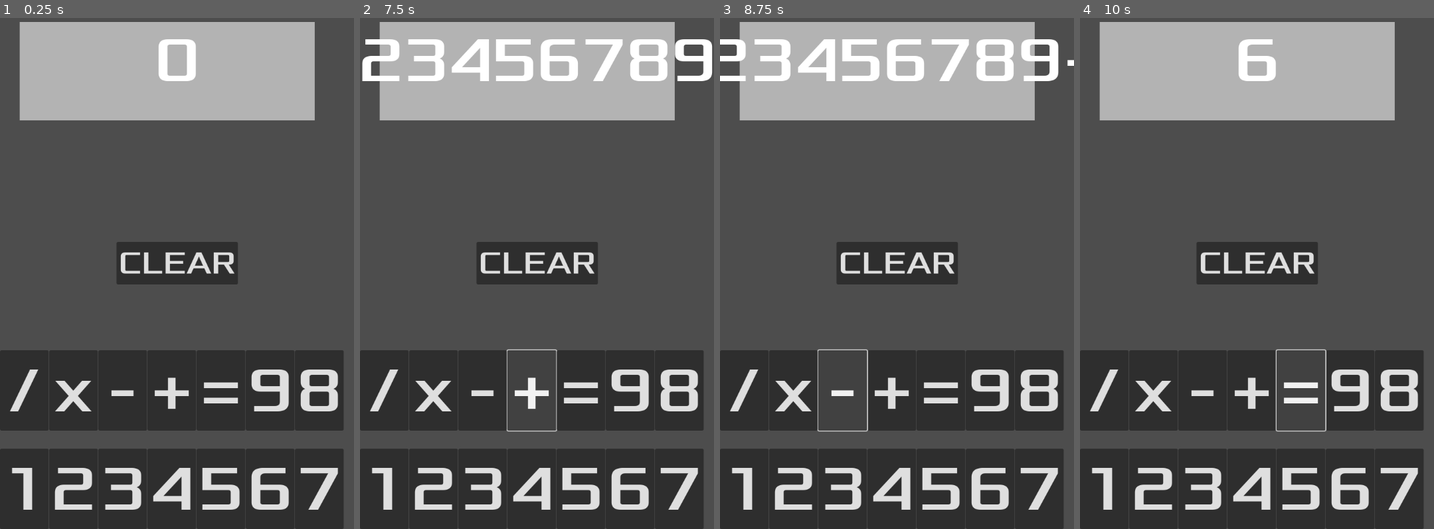
Above: before the commit, frames 1-4 (left to right).
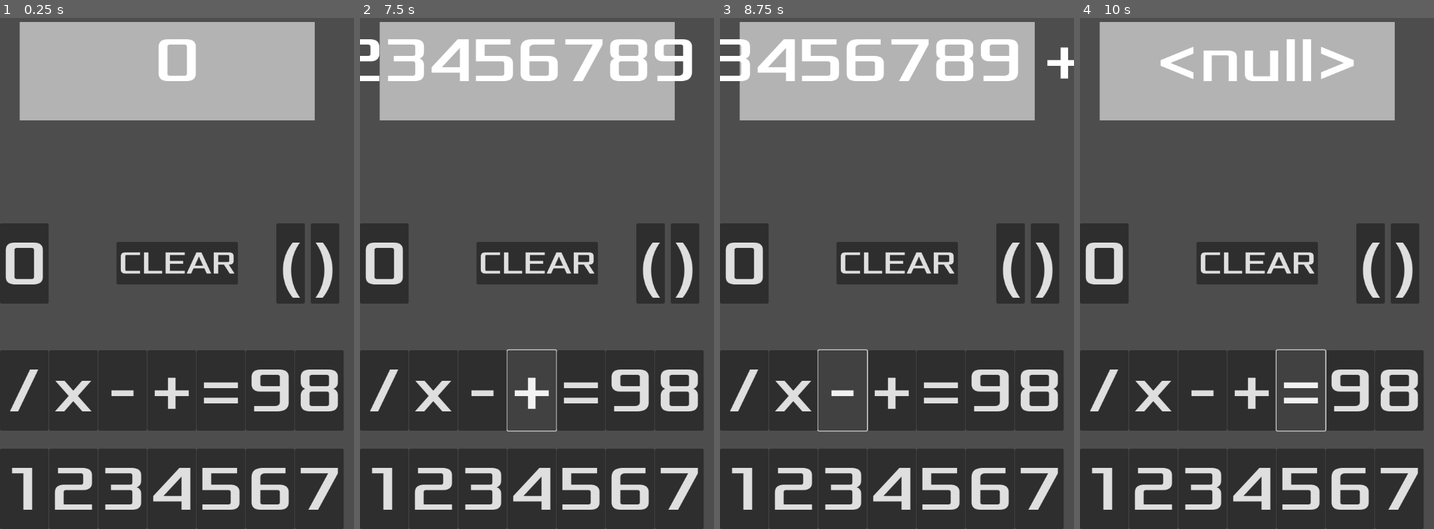
Above: after the commit, the same moments.

Repository: chungsamuel/Calculator
Game: Godot game, scene res://buttons.tscn
Same seed, same stepped clock (60 frames per second), same inputs: the game is played once before the commit and once after it.
Inputs:
- Up to frame 1 (0.25 s): no input
- Up to frame 2 (7.5 s): click "1" at 0.5 s; click "2" at 1.25 s; click "3" at 2 s; click "4" at 2.75 s; click "5" at 3.5 s; click "6" at 4.25 s; click "7" at 5 s; click "8" at 5.75 s; click "9" at 6.5 s; click "+" at 7.25 s
- Up to frame 3 (8.75 s): click "-" at 8 s
- Up to frame 4 (10 s): click "/" at 8.75 s; click "=" at 9.5 s

The runs differ from the first frame. In frame 1, 4.6% of the frame differs, in the area x 0-96%, y 40-56%; in frame 2, 8.6%, in the area x 0-100%, y 4-56%; in frame 3, 8.2%; in frame 4, 6.3%.
Error after the commit: Invalid call. Nonexistent 'int' constructor. (res://buttons.gd:104)

Commit message:
Basic calc func done
Added in button for 0 and parentheses
Fixed code to take in multiple digits

Diff:
--- a/buttons.gd
+++ b/buttons.gd
@@ -4,6 +4,7 @@
 var operator_array = []
 var clear: bool = true
 var test_array = [1,2,3]
+var test_string: String = "12 + 3 * 4 - 6"
 
 # Called when the node enters the scene tree for the first time.
 func _ready():
@@ -13,6 +14,14 @@
 	#print(test_array.pop_back())
 	#print(test_array.back())
 	#print(test_array)
+	#var thing = test_string.rsplit(" ")
+	#print(thing)
+	#print(thing[1])
+	#print(thing[2])
+	#print(thing[3])
+	#print(thing[4])
+	#print(thing[5])
+	#print(thing[6])
 	pass
 
 
@@ -34,21 +43,23 @@
 
 
 func convert_to_postfix(infix: String):
+	var string_stack = infix.rsplit(" ")
+	print(string_stack)
 	var operator_stack = []
 	var postfix: String = ""
 	var index: int = 0
 
-	while infix.length() != index:
-		var next_character = infix[index]
+	while string_stack.size() != index:
+		var next_character = string_stack[index]
 		if next_character.is_valid_int():
-			postfix = postfix + next_character
+			postfix = postfix + " " + next_character
 			index += 1
 			print("here 1")
 		else:
 			match next_character:
 				"+","-","*","/":
 					while !operator_stack.is_empty() && get_priority(next_character) <= get_priority(operator_stack.back()):
-						postfix = postfix + operator_stack.back()
+						postfix = postfix + " " + operator_stack.back()
 						operator_stack.pop_back()
 						print("here 2")
 					operator_stack.push_back(next_character)
@@ -62,7 +73,7 @@
 				")":
 					var top_operator = operator_stack.pop_back()
 					while top_operator != "(":
-						postfix = postfix + top_operator
+						postfix = postfix + " " + top_operator
 						top_operator = operator_stack.pop_back()
 						index += 1
 					#break
@@ -72,16 +83,17 @@
 					#break
 	while !operator_stack.is_empty():
 		var top_operator = operator_stack.pop_back()
-		postfix = postfix + top_operator
+		postfix = postfix + " " + top_operator
 		print("here 5")
 	return postfix
 
 func evaluate_postfix(postfix: String):
+	var string_stack = postfix.rsplit(" ")
 	var value_stack = []
 	var index: int = 0
 
-	while postfix.length() != index:
-		var next_character = postfix[index]
+	while string_stack.size() != index:
+		var next_character = string_stack[index]
 		if next_character.is_valid_int():
 			value_stack.push_back(next_character)
 			index += 1
@@ -118,14 +130,29 @@
 
 
 func process_numbers(number):
-	if clear:
-		clear = false
-		$input.text = number
-		print(number)
-	else:
-		$input.text = $input.get_text() + number
-		$input.show()
-		print(number)
+	match number:
+		"(",")":
+			if clear:
+				clear = false
+				$input.text = number
+				print(number)
+			else:
+				$input.text = $input.get_text() + " " + number + " "
+				$input.show()
+				print(number)
+		"+","-","*","/":
+			$input.text = $input.get_text() + " " + number + " "
+			$input.show()
+			print(number)
+		"1", "2", "3", "4", "5", "6", "7", "8", "9", "0":
+			if clear:
+				clear = false
+				$input.text = number
+				print(number)
+			else:
+				$input.text = $input.get_text() + number
+				$input.show()
+				print(number)
 
 
 func _on_number_1_pressed():
@@ -202,3 +229,15 @@
 	$input.text = "0"
 	$input.show()
 	clear = true
+
+
+func _on_number_0_pressed():
+	process_numbers("0")
+
+
+func _on_leftparenoperator_pressed():
+	process_numbers("(")
+
+
+func _on_rightparenopeator_pressed():
+	process_numbers(")")
--- a/buttons.tscn
+++ b/buttons.tscn
@@ -236,6 +236,51 @@
 theme_override_fonts/font = ExtResource("1_uxdyf")
 theme_override_font_sizes/font_size = 64
 text = "CLEAR"
+
+[node name="number0" type="Button" parent="."]
+anchors_preset = 4
+anchor_top = 0.5
+anchor_bottom = 0.5
+offset_top = -81.5
+offset_right = 99.0
+offset_bottom = 81.5
+grow_vertical = 2
+theme_override_fonts/font = ExtResource("1_uxdyf")
+theme_override_font_sizes/font_size = 128
+text = "0
+"
+
+[node name="leftparenoperator" type="Button" parent="."]
+anchors_preset = 6
+anchor_left = 1.0
+anchor_top = 0.5
+anchor_right = 1.0
+anchor_bottom = 0.5
+offset_left = -158.0
+offset_top = -81.5
+offset_right = -100.0
+offset_bottom = 81.5
+grow_horizontal = 0
+grow_vertical = 2
+theme_override_fonts/font = ExtResource("1_uxdyf")
+theme_override_font_sizes/font_size = 128
+text = "("
+
+[node name="rightparenopeator" type="Button" parent="."]
+anchors_preset = 6
+anchor_left = 1.0
+anchor_top = 0.5
+anchor_right = 1.0
+anchor_bottom = 0.5
+offset_left = -88.0
+offset_top = -81.5
+offset_right = -30.0
+offset_bottom = 81.5
+grow_horizontal = 0
+grow_vertical = 2
+theme_override_fonts/font = ExtResource("1_uxdyf")
+theme_override_font_sizes/font_size = 128
+text = ")"
 
 [connection signal="pressed" from="number1" to="." method="_on_number_1_pressed"]
 [connection signal="pressed" from="number2" to="." method="_on_number_2_pressed"]
@@ -252,3 +297,6 @@
 [connection signal="pressed" from="divideoperator" to="." method="_on_divideoperator_pressed"]
 [connection signal="pressed" from="equaloperator" to="." method="_on_equaloperator_pressed"]
 [connection signal="pressed" from="clear" to="." method="_on_clear_pressed"]
+[connection signal="pressed" from="number0" to="." method="_on_number_0_pressed"]
+[connection signal="pressed" from="leftparenoperator" to="." method="_on_leftparenoperator_pressed"]
+[connection signal="pressed" from="rightparenopeator" to="." method="_on_rightparenopeator_pressed"]
